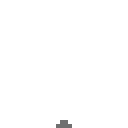
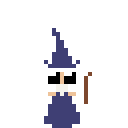
Revision of a layered 128x128 image; what changed, layer by layer:
hid "Shadow" over [56, 120, 72, 128]
added layer "Hat" above "Wand" over [44, 28, 80, 68]
added layer "Wand" above "Ebene 14 Kopie" over [84, 72, 92, 104]
added layer "Ebene 14 Kopie" above "Ebene 14" over [44, 72, 80, 128]
